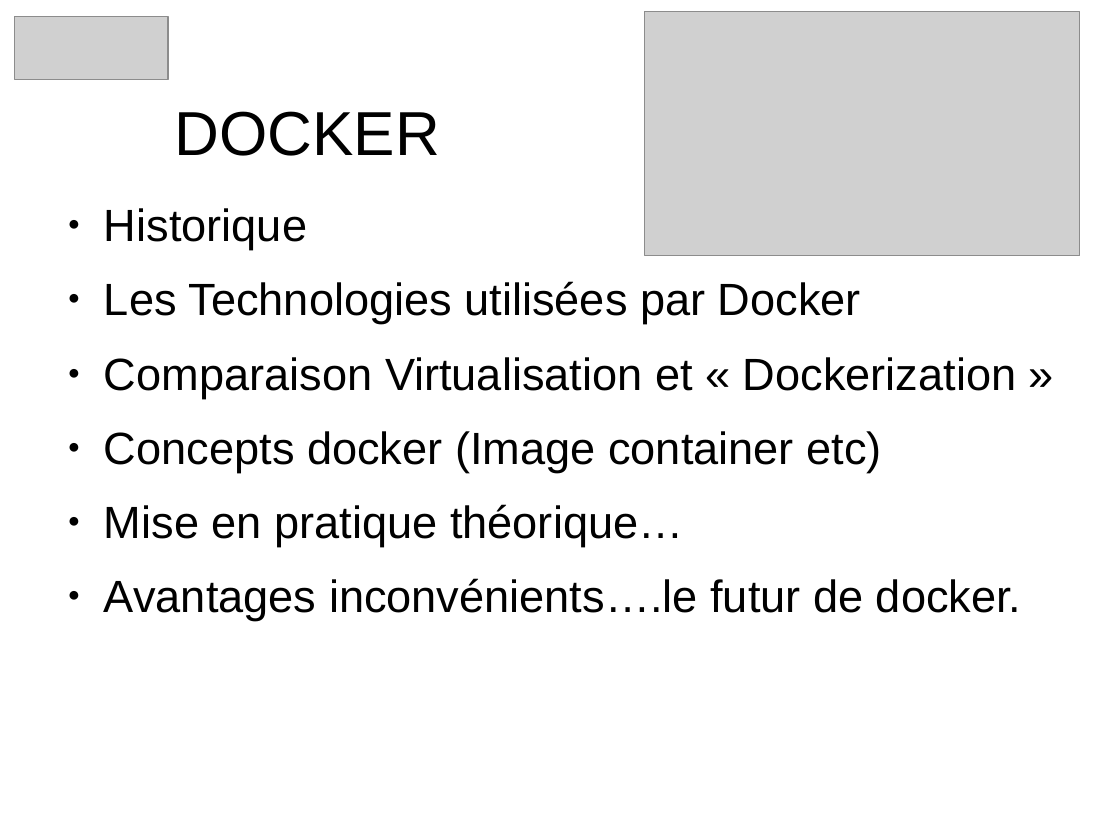
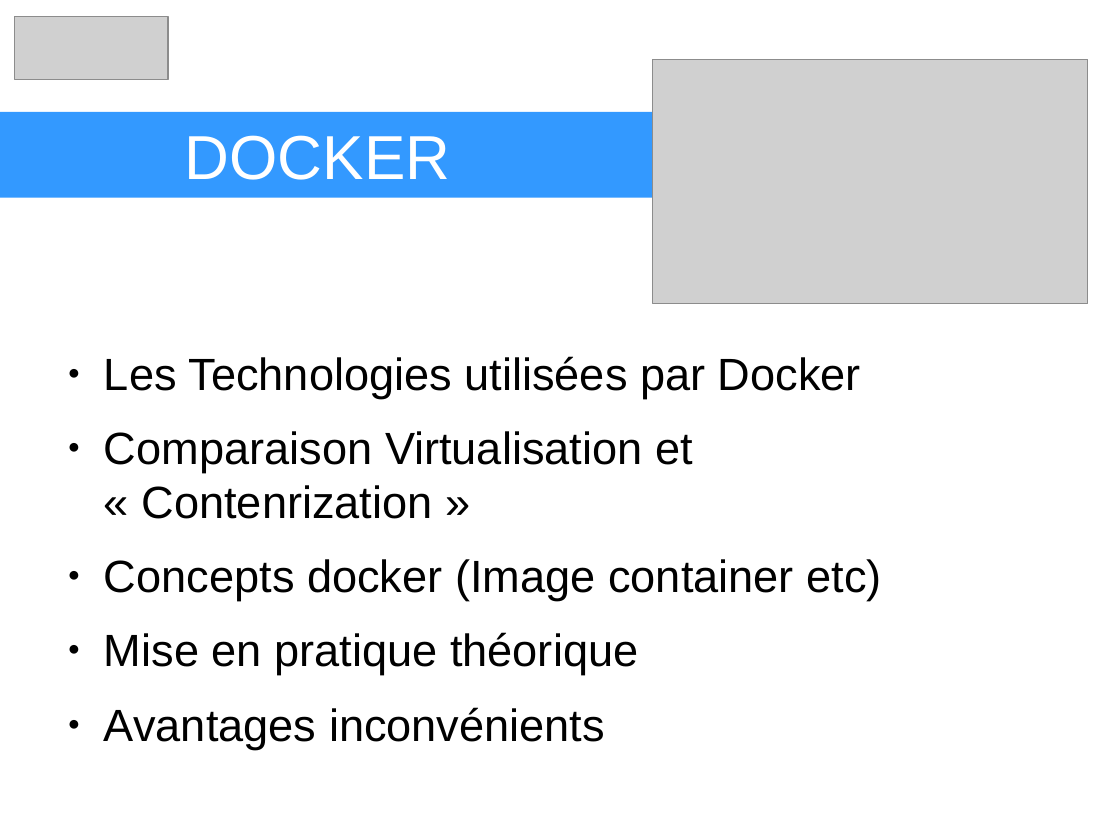
Before and after one commit to heylve/current, a slide deck: slide 1 of Rencontre_devs/docker_dev_conf_20_11_2017.odp. Drawn at 1120x840 pixels with LibreOffice and Linux fonts; fonts in the diff are those of the drawing; grey boxes stand for pictures. Boxes give left, top, right and bottom in pixels: in the first picture for what was removed or moved away, otherwise in the second. Text is boxed around its words. In the diff, an @@ line names an element or a change of style, - is before the commit and + after.

Commit message:
pres docker and agile

```diff
--- a/Rencontre_devs/docker_dev_conf_20_11_2017.odp
+++ b/Rencontre_devs/docker_dev_conf_20_11_2017.odp
@@ picture moved from (x1=645, y1=11, x2=1080, y2=256) to (x1=654, y1=59, x2=1088, y2=304) @@
@@ title "DOCKER" resized from (x1=174, y1=111, x2=439, y2=156) to (x1=0, y1=112, x2=654, y2=197) @@
@@ title "DOCKER" at (x1=0, y1=112, x2=654, y2=197): text colour #000000 to #FFFFFF; fill none to #3399FF @@
@@ text at (x1=104, y1=208, x2=307, y2=250): paragraph removed @@
-● Historique
@@ text at (x1=104, y1=431, x2=693, y2=519): text changed @@
-● Comparaison Virtualisation et « Dockerization »
+● Comparaison Virtualisation et « Contenrization »
@@ text at (x1=104, y1=632, x2=638, y2=675): text changed @@
-● Mise en pratique théorique…
-● Avantages inconvénients….le futur de docker.
+● Mise en pratique théorique
+● Avantages inconvénients
```
Also in this commit, not shown: 16 other slides changed, 1 slide added, 1 slide removed.
